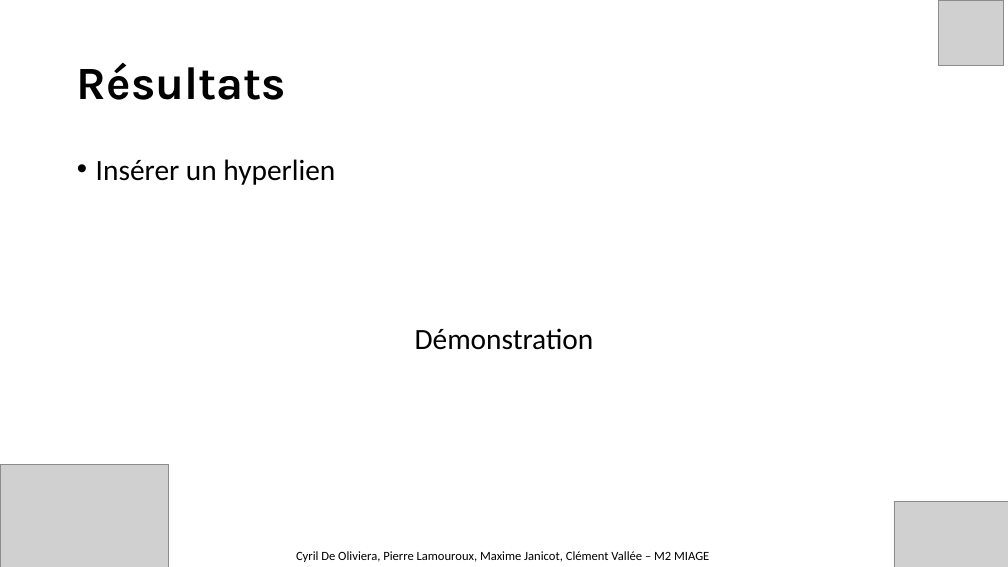
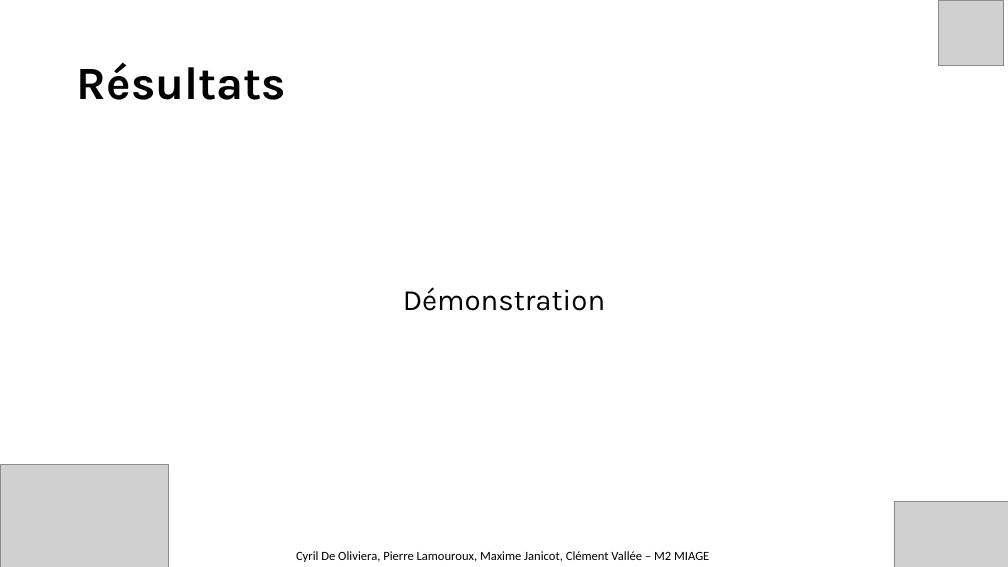
Before and after one commit to MrFrostiesK/SpeechtoText_API, a slide deck: slide 6 of CourtaudPPT/PPT_Presentation.pptx. Drawn at 1008x567 pixels with LibreOffice and Linux fonts; fonts in the diff are those of the drawing; grey boxes stand for pictures. Boxes give left, top, right and bottom in pixels: in the first picture for what was removed or moved away, otherwise in the second. Text is boxed around its words. In the diff, an @@ line names an element or a change of style, - is before the commit and + after.

```diff
--- a/CourtaudPPT/PPT_Presentation.pptx
+++ b/CourtaudPPT/PPT_Presentation.pptx
@@ text "Démonstration" at [403, 287, 606, 311]: font Calibri to Karla @@
@@ text at [96, 159, 335, 185]: paragraph removed @@
-• Insérer un hyperlien
```
Also in this commit, not shown: 6 other slides changed, 5 other files.
